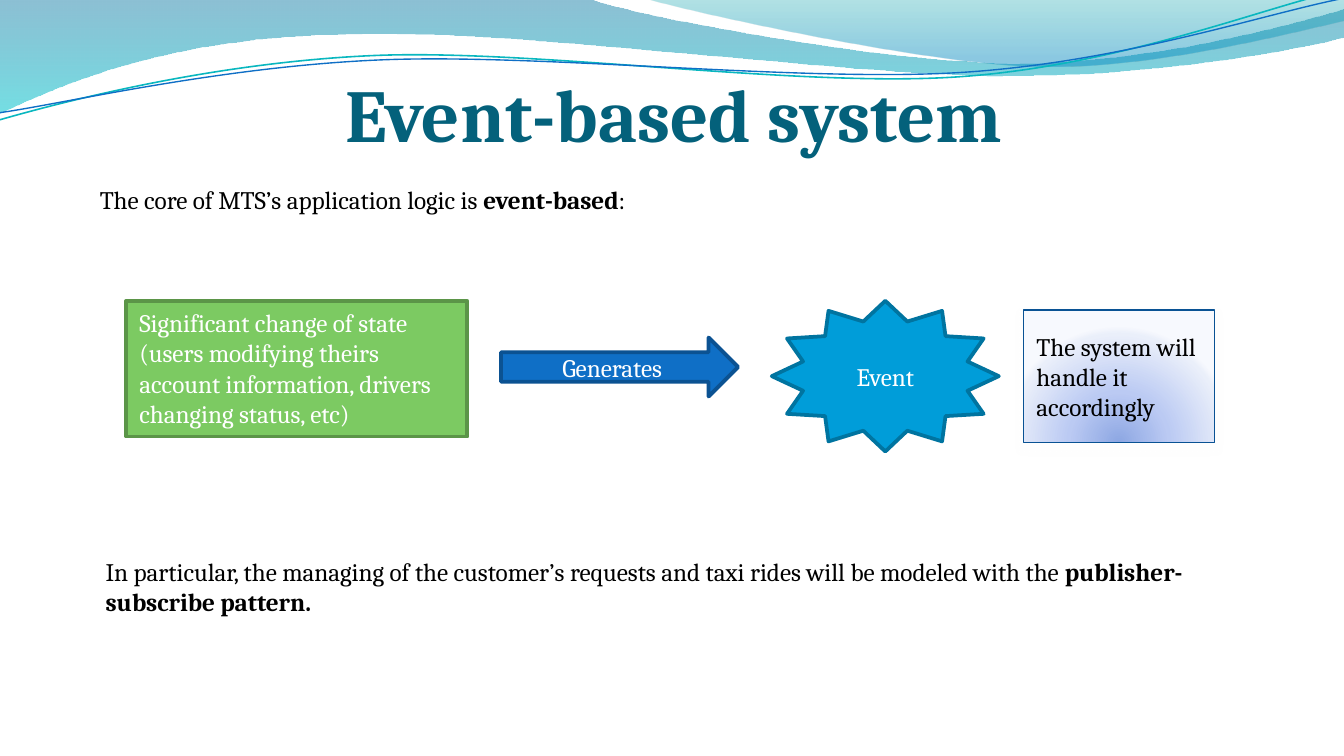
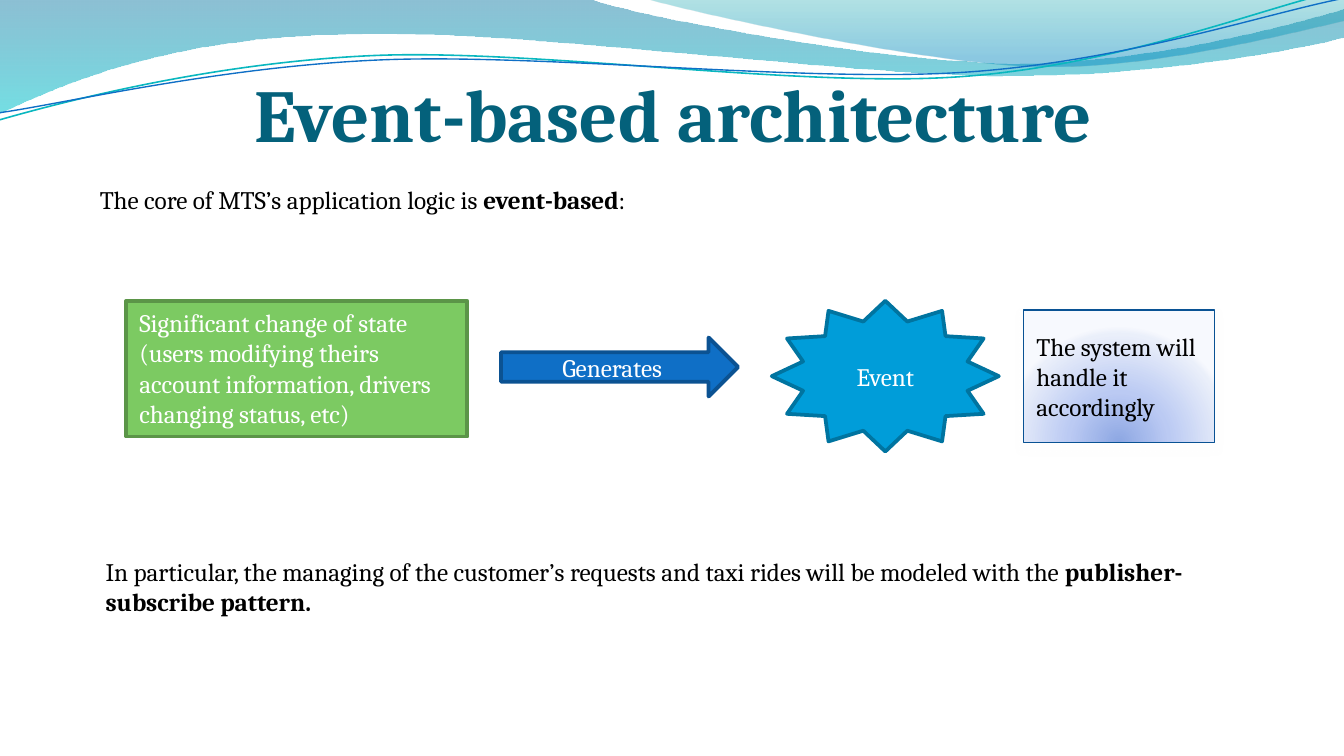
Before and after one commit to MarcoRomani/myTaxyService-SE2-PozziRomani, a slide deck: slide 7 of OtherStuff/DD final presentation 16_9.pptx. Drawn at 1344x756 pixels with LibreOffice and Linux fonts; fonts in the diff are those of the drawing; background and template pictures are left out. Boxes give left, top, right and bottom in pixels: in the first picture for what was removed or moved away, otherwise in the second. Text is boxed around its words. In the diff, an @@ line names an element or a change of style, - is before the commit and + after.

```diff
--- a/OtherStuff/DD final presentation 16_9.pptx
+++ b/OtherStuff/DD final presentation 16_9.pptx
@@ text at <box>255,73,1092,143</box>: text changed @@
-Event-based system
+Event-based architecture
```
Also in this commit, not shown: 2 other slides changed.
